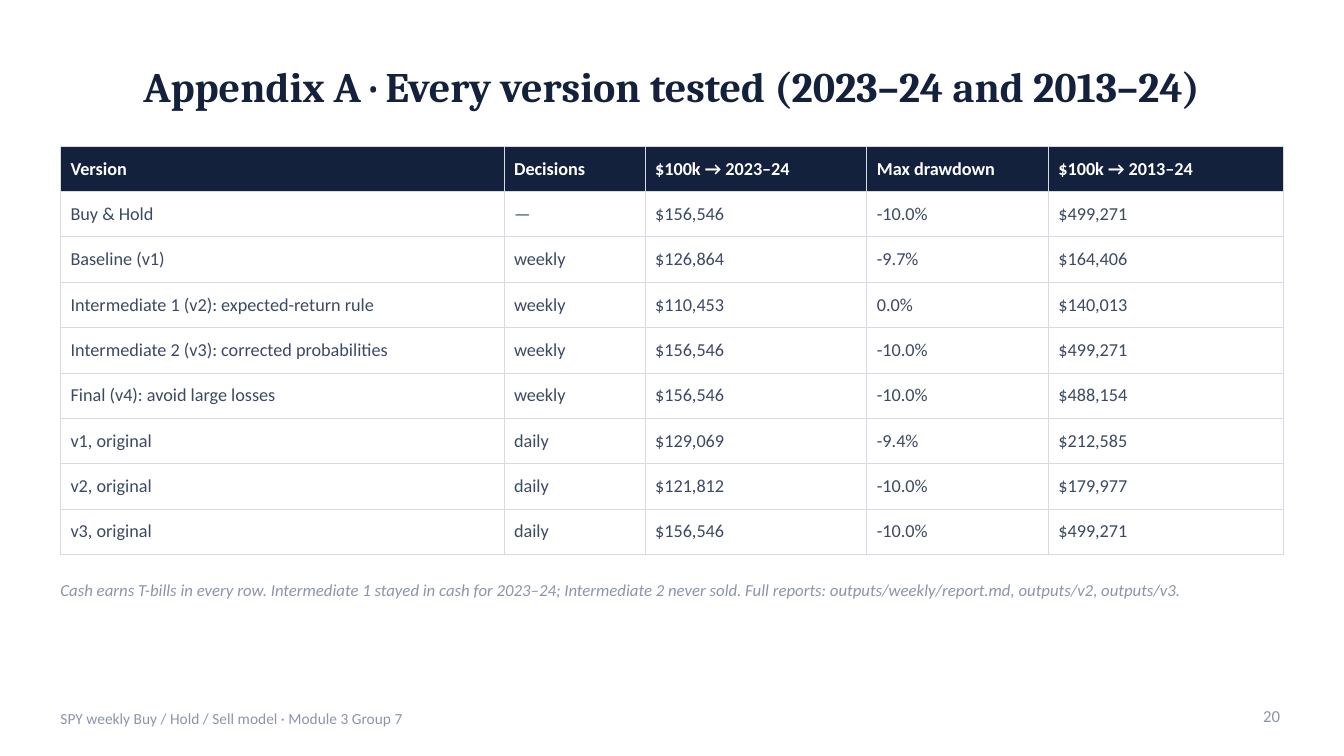
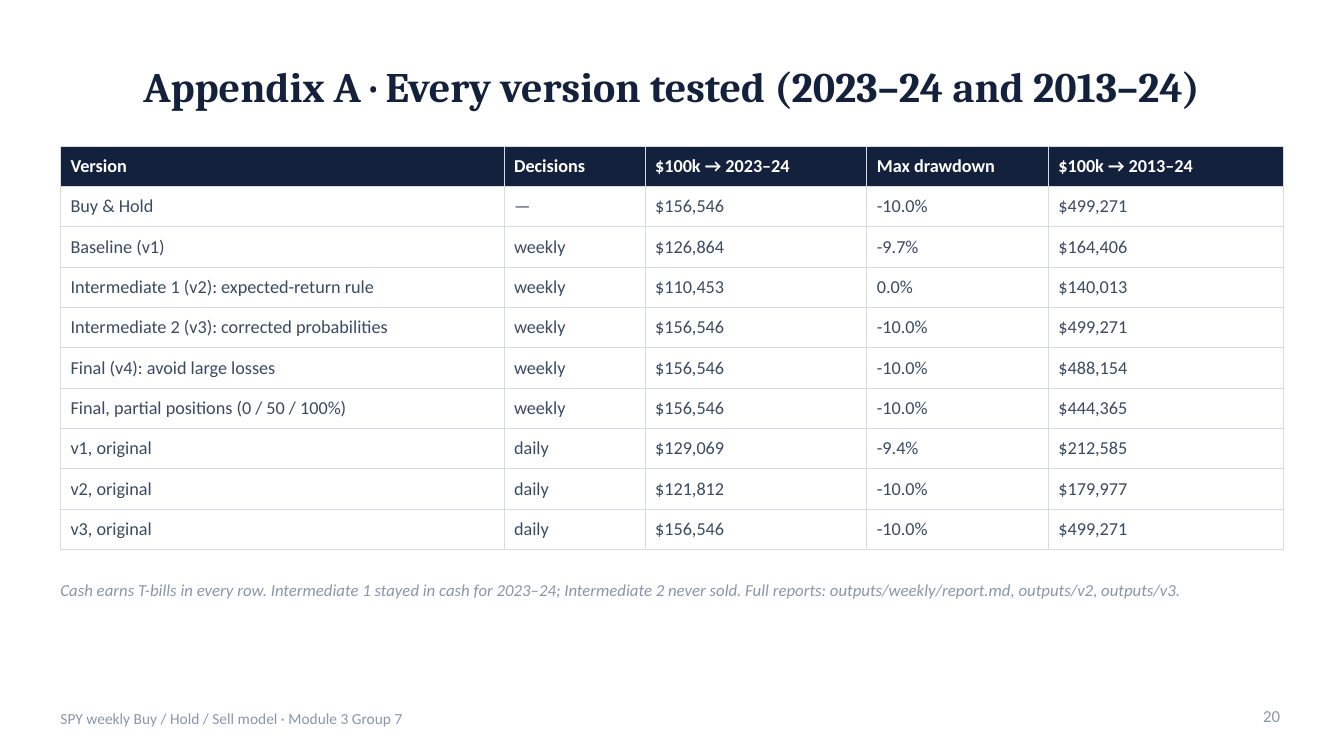
Before and after one commit to TKCH121/spy, a slide deck: slide 20 of presentation/SPY_Model_Presentation.pptx. Drawn at 1344x756 pixels with LibreOffice and Linux fonts; fonts in the diff are those of the drawing. Boxes give left, top, right and bottom in pixels: in the first picture for what was removed or moved away, otherwise in the second. Text is boxed around its words. In the diff, an @@ line names an element or a change of style, - is before the commit and + after.

```diff
--- a/presentation/SPY_Model_Presentation.pptx
+++ b/presentation/SPY_Model_Presentation.pptx
@@ table at (x1=60, y1=146, x2=1284, y2=542) @@
+row 7: Final, partial positions (0 / 50 / 100%) | weekly | $156,546 | -10.0% | $444,365
```
Also in this commit, not shown: 5 other slides changed, 13 other files.
